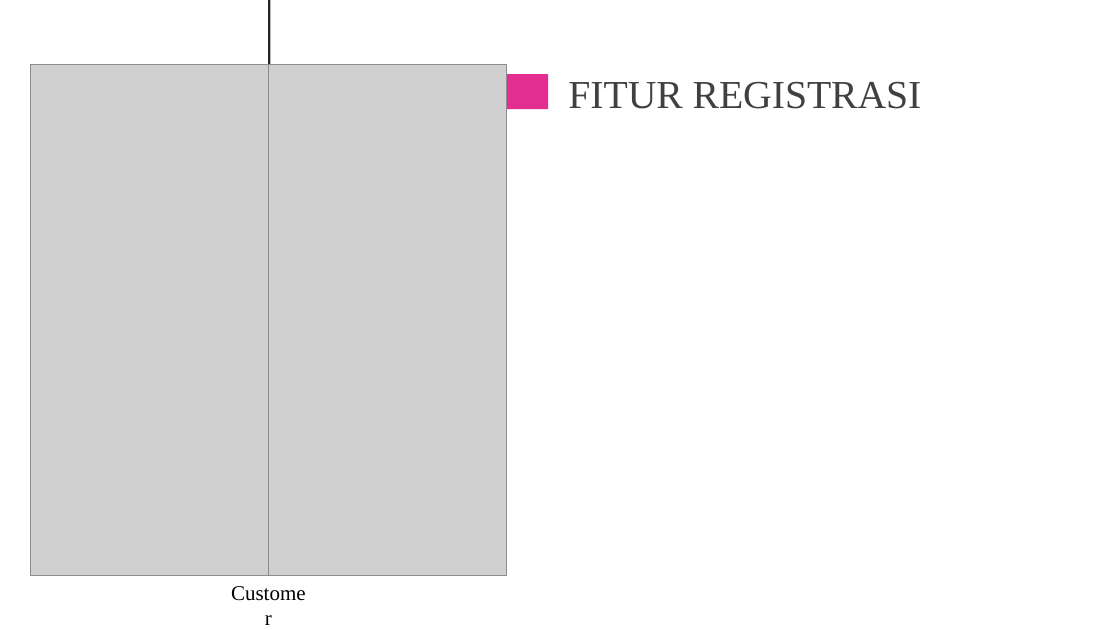
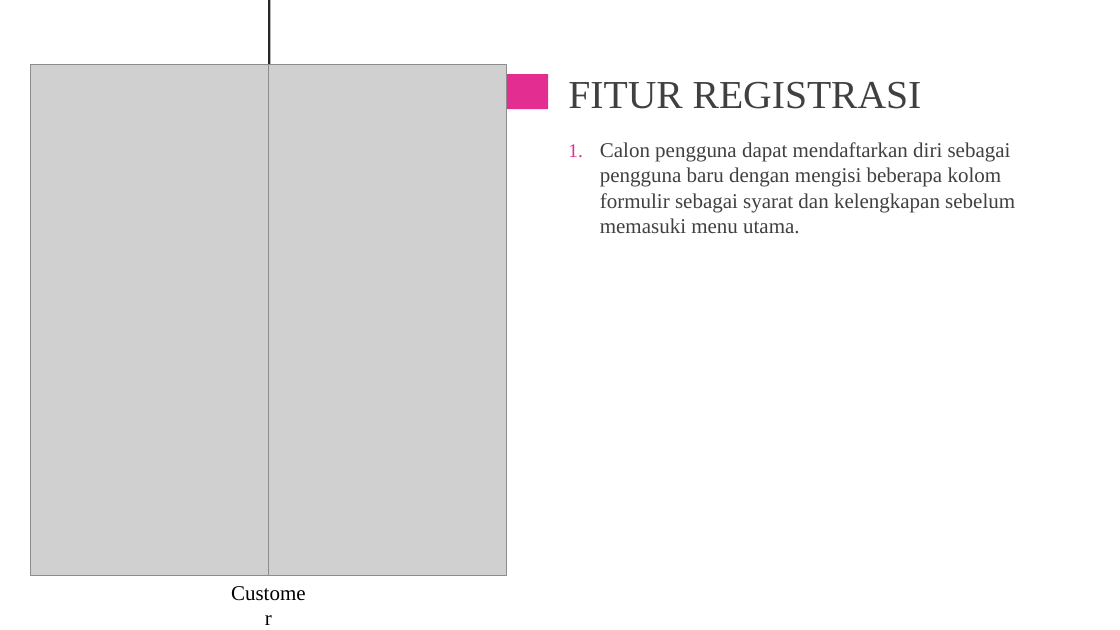
Before and after one commit to palindungan/file_penting_cadangan, a slide deck: slide 8 of PKL Industri 2020/magang_ppt.pptx (slide 7 before the commit). Drawn at 1120x630 pixels with LibreOffice and Linux fonts; fonts in the diff are those of the drawing; grey boxes stand for pictures. Boxes give left, top, right and bottom in pixels: in the first picture for what was removed or moved away, otherwise in the second. Text is boxed around its words. In the diff, an @@ line names an element or a change of style, - is before the commit and + after.

```diff
--- a/PKL Industri 2020/magang_ppt.pptx
+++ b/PKL Industri 2020/magang_ppt.pptx
@@ text added at <box>600,142,1015,233</box>, 18 pt, text #404040 @@
+1. Calon pengguna dapat mendaftarkan diri sebagai pengguna baru dengan mengisi beberapa kolom formulir sebagai syarat dan kelengkapan sebelum memasuki menu utama.
```
Also in this commit, not shown: 8 other slides changed, 1 slide added, 1 other file.
